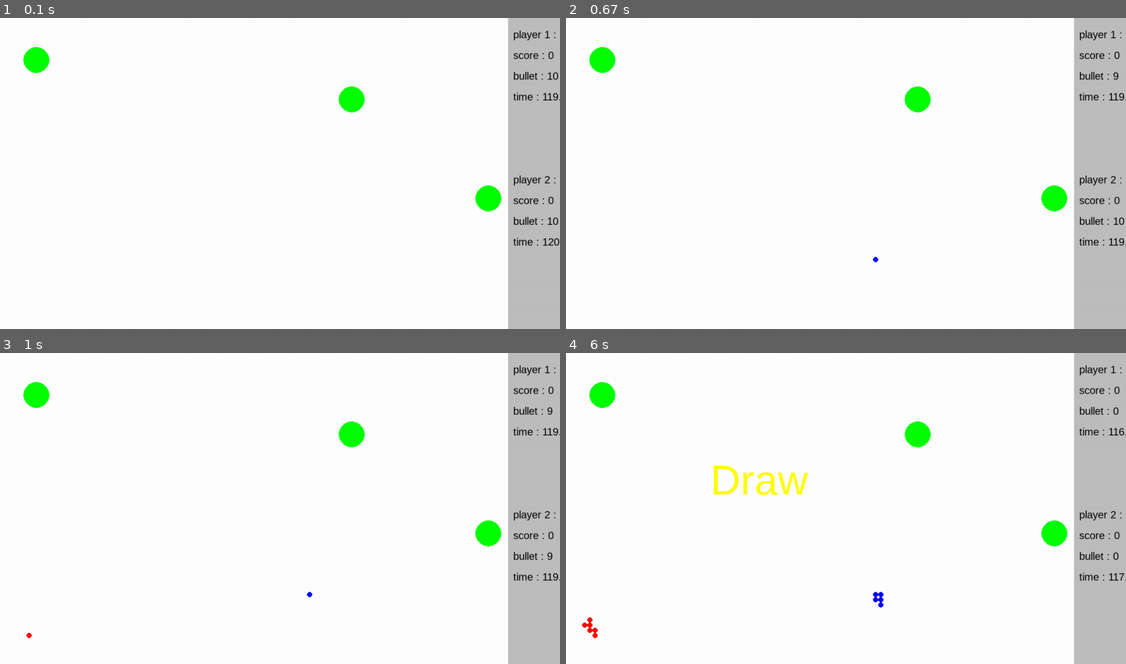
Above: before the commit, frames 1-4 (two rows, left to right).
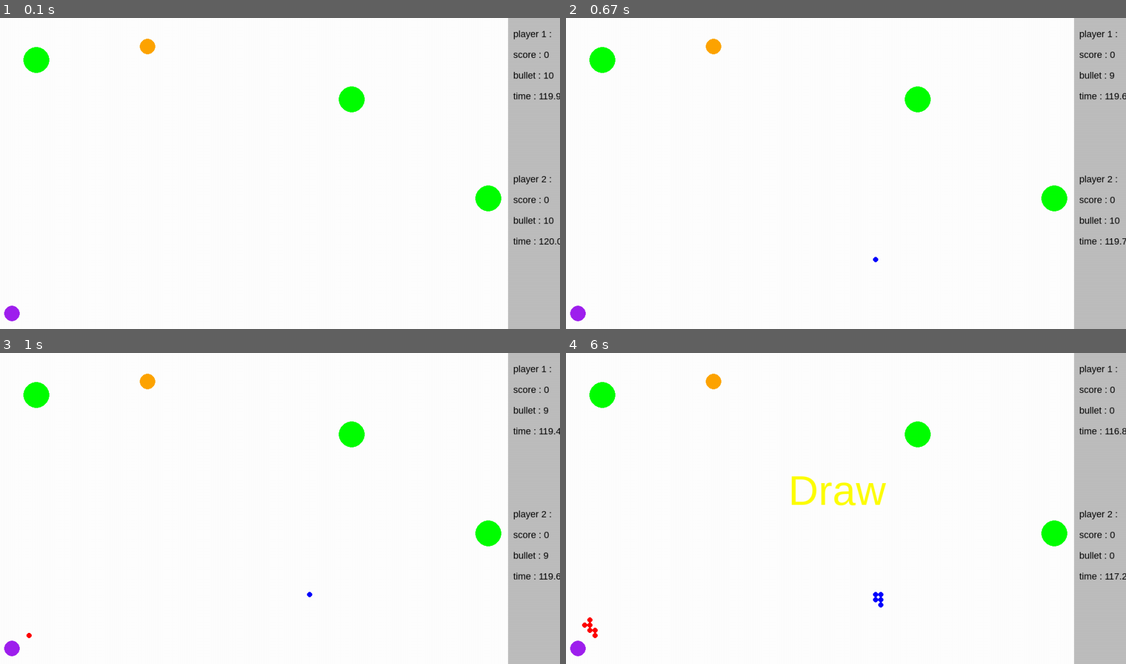
Above: after the commit, the same moments.

Repository: Amirhgdz2006/Mini-project
Game: pygame game, started from pygame_UI.py
Same seed, same stepped clock (60 frames per second), same inputs: the game is played once before the commit and once after it.
Inputs:
- Up to frame 1 (0.1 s): no input
- Up to frame 2 (0.67 s): tap Space at 0.33 s
- Up to frame 3 (1 s): tap Space at 0.73 s
- Up to frame 4 (6 s): tap Space at 1.03, 1.23, 1.57, 1.87, 2.07, 2.37, 2.63, 2.97, 3.27, 3.4, 3.8, 4.1, 4.47, 4.87, 5.17, 5.37, 5.67, 5.87 s; hold Up 1.17-1.47 s; hold Right 1.5-1.97 s; hold Left 2-2.53 s; hold Down 2.57-2.87 s; hold Left 2.9-3.3 s; hold Up 3.33-3.7 s; hold Right 3.73-4.37 s; hold Down 4.4-4.77 s; hold Left 4.8-5.27 s; hold Right 5.3-5.77 s; hold Up from 5.8 s (still down)

The runs differ from the first frame. In frame 1, 1.1% of the frame differs, in the area x 0-100%, y 3-98%; in frame 2, 1.1%; in frame 3, 1.1%; in frame 4, 2.3%.

Commit message:
90% complete

Diff:
--- a/pygame_UI.py
+++ b/pygame_UI.py
@@ -6,6 +6,7 @@
 import copy
 import math
 
+
 pg.init()
 # ---------------------------------------- class
 class dartboard:
@@ -18,6 +19,24 @@
 dartboard_2 = dartboard()
 dartboard_3 = dartboard()
 
+class timeboard:
+
+    def __init__(self):
+        self.x = random.randint(25,975)
+        self.y = random.randint(25,575)
+        self.r = 15
+
+timeboard_1 = timeboard()
+
+class bulletboard:
+
+    def __init__(self):
+        self.x = random.randint(25,975)
+        self.y = random.randint(25,575)
+        self.r = 15
+
+bulletboard_1 = bulletboard()
+
 class player:
     def __init__(self):
         self.score = 0
@@ -26,12 +45,18 @@
         # (120)(time limit) * 60(fps)
 
 
+
 player_1 = player()
 player_2 = player()
 # ---------------------------------------- def
 def changing(class_name):
-    class_name.x = random.randint(25,975)
-    class_name.y = random.randint(25,975)
+    i = random.randint(25,975)
+    j = random.randint(25,575)
+    while (math.sqrt(float(lst_bullet_blue_temp[0][0]-i)**2 + float(lst_bullet_blue_temp[0][1]-j)**2) <= float(15)) and (math.sqrt(float(lst_bullet_red_temp[0][0]-i)**2 + float(lst_bullet_red_temp[0][1]-j)**2) <= float(15)):
+        i = random.randint(25,975)
+        j = random.randint(25,575)
+    class_name.x = i
+    class_name.y = j
 # ---------------------------------------- pygame (UI)
 screen = pg.display.set_mode([1100, 600])
 
@@ -48,11 +73,16 @@
 is_running = True
 first_move_blue = True
 first_move_red = True
+game_end = False
 turn = 1
 fps = pg.time.Clock()
 
-font = pg.font.SysFont('Arial',20)
+font = pg.font.SysFont('Arial',18)
 font2 = pg.font.SysFont('Arial',80)
+font3 = pg.font.SysFont('Arial',13)
+
+lst_notif = ['']
+
 
 while is_running:
     # ---------- screen
@@ -80,14 +110,26 @@
     screen.blit(player_2_score_text,(1010,340))
     screen.blit(player_2_bullet_text,(1010,380))
     screen.blit(player_2_time_text,(1010,420))
-    # ----------
-
-    # ---------- dartboard
+
+    pg.draw.rect(screen,'gray',[1000,500,100,100])
+    notif_text = font3.render(f'{lst_notif[-1]}',True,'black')
+    screen.blit(notif_text,(1001,501))
+    # ----------
+
+    # ---------- dartboard ---> green
     pg.draw.circle(screen,'green',(dartboard_1.x,dartboard_1.y),dartboard_1.r)
     pg.draw.circle(screen,'green',(dartboard_2.x,dartboard_2.y),dartboard_2.r)
     pg.draw.circle(screen,'green',(dartboard_3.x,dartboard_3.y),dartboard_3.r)
     # ----------
 
+    # ---------- timeboard ---> purple
+    pg.draw.circle(screen,'purple',(timeboard_1.x,timeboard_1.y),timeboard_1.r)
+    # ----------
+
+    # ---------- bulletboard ---> orange
+    pg.draw.circle(screen,'orange',(bulletboard_1.x,bulletboard_1.y),bulletboard_1.r)
+    # ----------
+
     # ---------- pointer
     for coordinate in lst_bullet_blue:
         pg.draw.circle(screen, 'blue', (coordinate[0], coordinate[1]), 5)
@@ -97,16 +139,19 @@
     # ----------
 
     if turn == 1:
-        if int(player_1.time) > 0:
-            player_1.time -= 1
-        else:
-            player_1.time = 0
+        if game_end == False:
+            if int(player_1.time) > 0:
+                player_1.time -= 1
+            else:
+                player_1.time = 0
 
     elif turn == 2:
-        if int(player_2.time) > 0:
-            player_2.time -= 1
-        else:
-            player_2.time = 0
+        if game_end == False:
+            if int(player_2.time) > 0:
+                player_2.time -= 1
+            else:
+                player_2.time = 0
+
 
     for item in pg.event.get():
 
@@ -126,39 +171,61 @@
 
                 if first_move_blue == False:
 
-
-                    if item.key == K_UP:
-                        lst_bullet_blue_temp[0][1] -= 10
-
-                    elif item.key == K_RIGHT:
-                        lst_bullet_blue_temp[0][0] += 10
-
-                    elif item.key == K_DOWN:
-                        lst_bullet_blue_temp[0][1] += 10
-
-                    elif item.key == K_LEFT:
-                        lst_bullet_blue_temp[0][0] -= 10
-
-                    if item.key == K_SPACE:
-                        lst_bullet_blue.append(copy.deepcopy(lst_bullet_blue_temp[0]))
-                        player_1.bullet -= 1
-
-                        # ---------- checking
-                        if math.sqrt(float(lst_bullet_blue_temp[0][0]-dartboard_1.x)**2 + float(lst_bullet_blue_temp[0][1]-dartboard_1.y)**2) <= float(dartboard_1.r):
-                            changing(dartboard_1)
-                            player_1.score += 1
-
-                        elif math.sqrt(float(lst_bullet_blue_temp[0][0]-dartboard_2.x)**2 + float(lst_bullet_blue_temp[0][1]-dartboard_2.y)**2) <= float(dartboard_2.r):
-                            changing(dartboard_2)
-                            player_1.score += 1
-
-                        elif math.sqrt(float(lst_bullet_blue_temp[0][0]-dartboard_3.x)**2 + float(lst_bullet_blue_temp[0][1]-dartboard_3.y)**2) <= float(dartboard_3.r):
-                            changing(dartboard_3)
-                            player_1.score += 1
-
-                        # ----------
-                        if int(player_2.time) != 0:
-                            turn = 2
+                    if game_end == False:
+
+                        if item.key == K_UP:
+                            if lst_bullet_blue_temp[0][1] > 10:
+                                lst_bullet_blue_temp[0][1] -= 10
+
+                        elif item.key == K_RIGHT:
+                            if lst_bullet_blue_temp[0][0] < 990:
+                                lst_bullet_blue_temp[0][0] += 10
+
+                        elif item.key == K_DOWN:
+                            if lst_bullet_blue_temp[0][1] < 590:
+                                lst_bullet_blue_temp[0][1] += 10
+
+                        elif item.key == K_LEFT:
+                            if lst_bullet_blue_temp[0][0] > 10:
+                                lst_bullet_blue_temp[0][0] -= 10
+
+                        if item.key == K_SPACE:
+                            lst_bullet_blue.append(copy.deepcopy(lst_bullet_blue_temp[0]))
+                            if player_1.bullet > 0:
+                                player_1.bullet -= 1
+                            else:
+                                player_1.bullet = 0
+
+                            # ---------- checking
+                            if math.sqrt(float(lst_bullet_blue_temp[0][0]-dartboard_1.x)**2 + float(lst_bullet_blue_temp[0][1]-dartboard_1.y)**2) <= float(dartboard_1.r):
+                                changing(dartboard_1)
+                                player_1.score += 1
+                                lst_notif.append('player 1 hit the taget')
+
+                            elif math.sqrt(float(lst_bullet_blue_temp[0][0]-dartboard_2.x)**2 + float(lst_bullet_blue_temp[0][1]-dartboard_2.y)**2) <= float(dartboard_2.r):
+                                changing(dartboard_2)
+                                player_1.score += 1
+                                lst_notif.append('player 1 hit the taget')
+
+                            elif math.sqrt(float(lst_bullet_blue_temp[0][0]-dartboard_3.x)**2 + float(lst_bullet_blue_temp[0][1]-dartboard_3.y)**2) <= float(dartboard_3.r):
+                                changing(dartboard_3)
+                                player_1.score += 1
+                                lst_notif.append('player 1 hit the taget')
+
+                            elif math.sqrt(float(lst_bullet_blue_temp[0][0]-timeboard_1.x)**2 + float(lst_bullet_blue_temp[0][1]-timeboard_1.y)**2) <= float(timeboard_1.r):
+                                changing(timeboard_1)
+                                player_1.time += 1800
+                                lst_notif.append('player 1 time added')
+
+
+                            elif math.sqrt(float(lst_bullet_blue_temp[0][0]-bulletboard_1.x)**2 + float(lst_bullet_blue_temp[0][1]-bulletboard_1.y)**2) <= float(bulletboard_1.r):
+                                changing(bulletboard_1)
+                                player_1.bullet += 5
+                                lst_notif.append('player 1 bullet added')
+
+                            # ----------
+                            if int(player_2.time) != 0:
+                                turn = 2
 
 
 
@@ -174,37 +241,60 @@
 
                 if first_move_red == False:
 
-
-                    if item.key == K_UP:
-                        lst_bullet_red_temp[0][1] -= 10
-
-                    elif item.key == K_RIGHT:
-                        lst_bullet_red_temp[0][0] += 10
-
-                    elif item.key == K_DOWN:
-                        lst_bullet_red_temp[0][1] += 10
-                    elif item.key == K_LEFT:
-                        lst_bullet_red_temp[0][0] -= 10
-
-                    if item.key == K_SPACE:
-                        lst_bullet_red.append(copy.deepcopy(lst_bullet_red_temp[0]))
-                        player_2.bullet -= 1
-
-                        # ---------- checking
-                        if math.sqrt(float(lst_bullet_red_temp[0][0]-dartboard_1.x)**2 + float(lst_bullet_red_temp[0][1]-dartboard_1.y)**2) <= float(dartboard_1.r):
-                            changing(dartboard_1)
-                            player_2.score += 1
-
-                        elif math.sqrt(float(lst_bullet_red_temp[0][0]-dartboard_2.x)**2 + float(lst_bullet_red_temp[0][1]-dartboard_2.y)**2) <= float(dartboard_2.r):
-                            changing(dartboard_2)
-                            player_2.score += 1
-
-                        elif math.sqrt(float(lst_bullet_red_temp[0][0]-dartboard_3.x)**2 + float(lst_bullet_red_temp[0][1]-dartboard_3.y)**2) <= float(dartboard_3.r):
-                            changing(dartboard_3)
-                            player_2.score += 1
-                        # ----------
-                        if int(player_1.time) != 0:
-                            turn = 1
+                    if game_end == False:
+
+                        if item.key == K_UP:
+                            if lst_bullet_red_temp[0][1] > 10:
+                                lst_bullet_red_temp[0][1] -= 10
+
+                        elif item.key == K_RIGHT:
+                            if lst_bullet_red_temp[0][0] < 990:
+                                lst_bullet_red_temp[0][0] += 10
+
+                        elif item.key == K_DOWN:
+                            if lst_bullet_red_temp[0][1] < 590:
+                                lst_bullet_red_temp[0][1] += 10
+
+                        elif item.key == K_LEFT:
+                            if lst_bullet_red_temp[0][0] > 10:
+                                lst_bullet_red_temp[0][0] -= 10
+
+                        if item.key == K_SPACE:
+                            lst_bullet_red.append(copy.deepcopy(lst_bullet_red_temp[0]))
+                            if player_2.bullet > 0:
+                                player_2.bullet -= 1
+                            else:
+                                player_2.bullet = 0
+
+                            # ---------- checking
+                            if math.sqrt(float(lst_bullet_red_temp[0][0]-dartboard_1.x)**2 + float(lst_bullet_red_temp[0][1]-dartboard_1.y)**2) <= float(dartboard_1.r):
+                                changing(dartboard_1)
+                                player_2.score += 1
+                                lst_notif.append('player 2 hit the taget')
+
+                            elif math.sqrt(float(lst_bullet_red_temp[0][0]-dartboard_2.x)**2 + float(lst_bullet_red_temp[0][1]-dartboard_2.y)**2) <= float(dartboard_2.r):
+                                changing(dartboard_2)
+                                player_2.score += 1
+                                lst_notif.append('player 2 hit the taget')
+
+                            elif math.sqrt(float(lst_bullet_red_temp[0][0]-dartboard_3.x)**2 + float(lst_bullet_red_temp[0][1]-dartboard_3.y)**2) <= float(dartboard_3.r):
+                                changing(dartboard_3)
+                                player_2.score += 1
+                                lst_notif.append('player 2 hit the taget')
+
+
+                            elif math.sqrt(float(lst_bullet_red_temp[0][0]-timeboard_1.x)**2 + float(lst_bullet_red_temp[0][1]-timeboard_1.y)**2) <= float(timeboard_1.r):
+                                changing(timeboard_1)
+                                player_2.time += 1800
+                                lst_notif.append('player 2 time added')
+
+                            elif math.sqrt(float(lst_bullet_red_temp[0][0]-bulletboard_1.x)**2 + float(lst_bullet_red_temp[0][1]-bulletboard_1.y)**2) <= float(bulletboard_1.r):
+                                changing(bulletboard_1)
+                                player_2.bullet += 5
+                                lst_notif.append('player 2 bullet added')
+                            # ----------
+                            if int(player_1.time) != 0:
+                                turn = 1
 
     player_1_win = font2.render('Player 1 WIN',True,'yellow')
     player_2_win = font2.render('Player 2 WIN',True,'yellow')
@@ -212,24 +302,29 @@
 
     if player_1.bullet == 0 and player_2.bullet == 0:
         if player_1.score > player_2.score:
-            screen.blit(player_1_win,(300,200))
+            screen.blit(player_1_win,(300,220))
 
         elif player_1.score == player_2.score:
-            screen.blit(draw,(300,200))
+            screen.blit(draw,(450,220))
 
         elif player_1.score < player_2.score:
-            screen.blit(player_2_win,(300,200))
+            screen.blit(player_2_win,(300,220))
+
+
+        game_end = True
 
 
     if int(player_1.time) <= 0 and int(player_2.time) <= 0:
         if player_1.score > player_2.score:
-            screen.blit(player_1_win,((300,200)))
+            screen.blit(player_1_win,((300,220)))
 
         elif player_1.score == player_2.score:
-            screen.blit(draw,(300,200))
+            screen.blit(draw,(450,220))
 
         elif player_1.score < player_2.score:
-            screen.blit(player_2_win,(300,200))
+            screen.blit(player_2_win,(300,220))
+
+        game_end = True
 
     pg.display.update()
     fps.tick(60)
